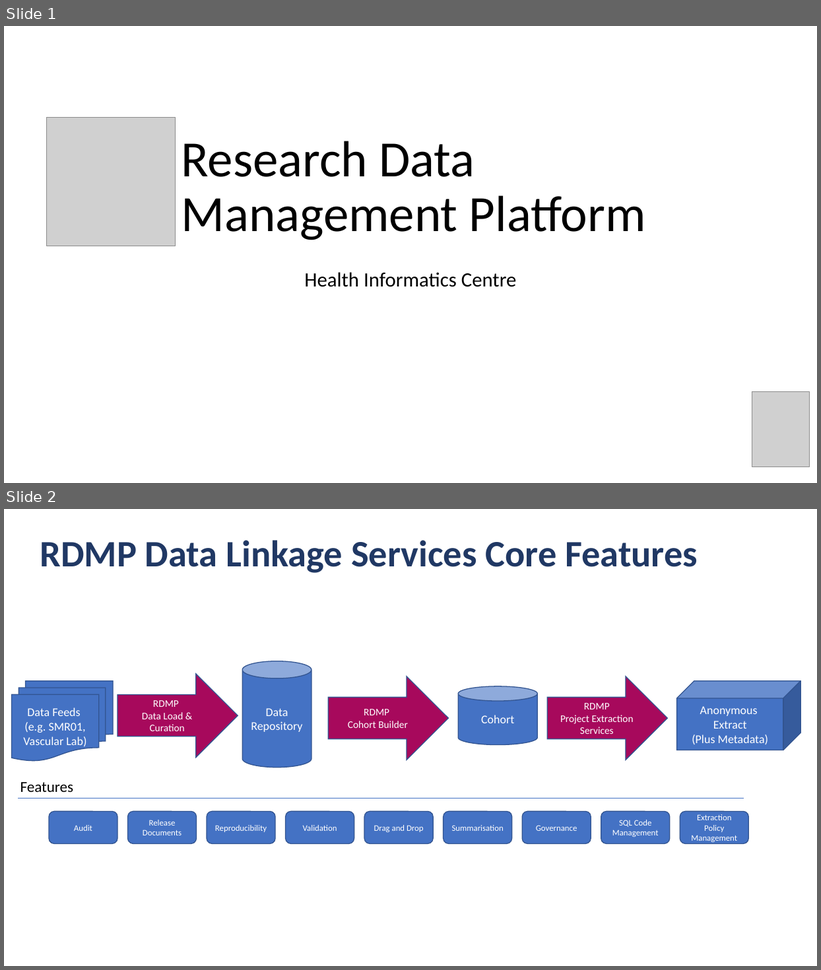
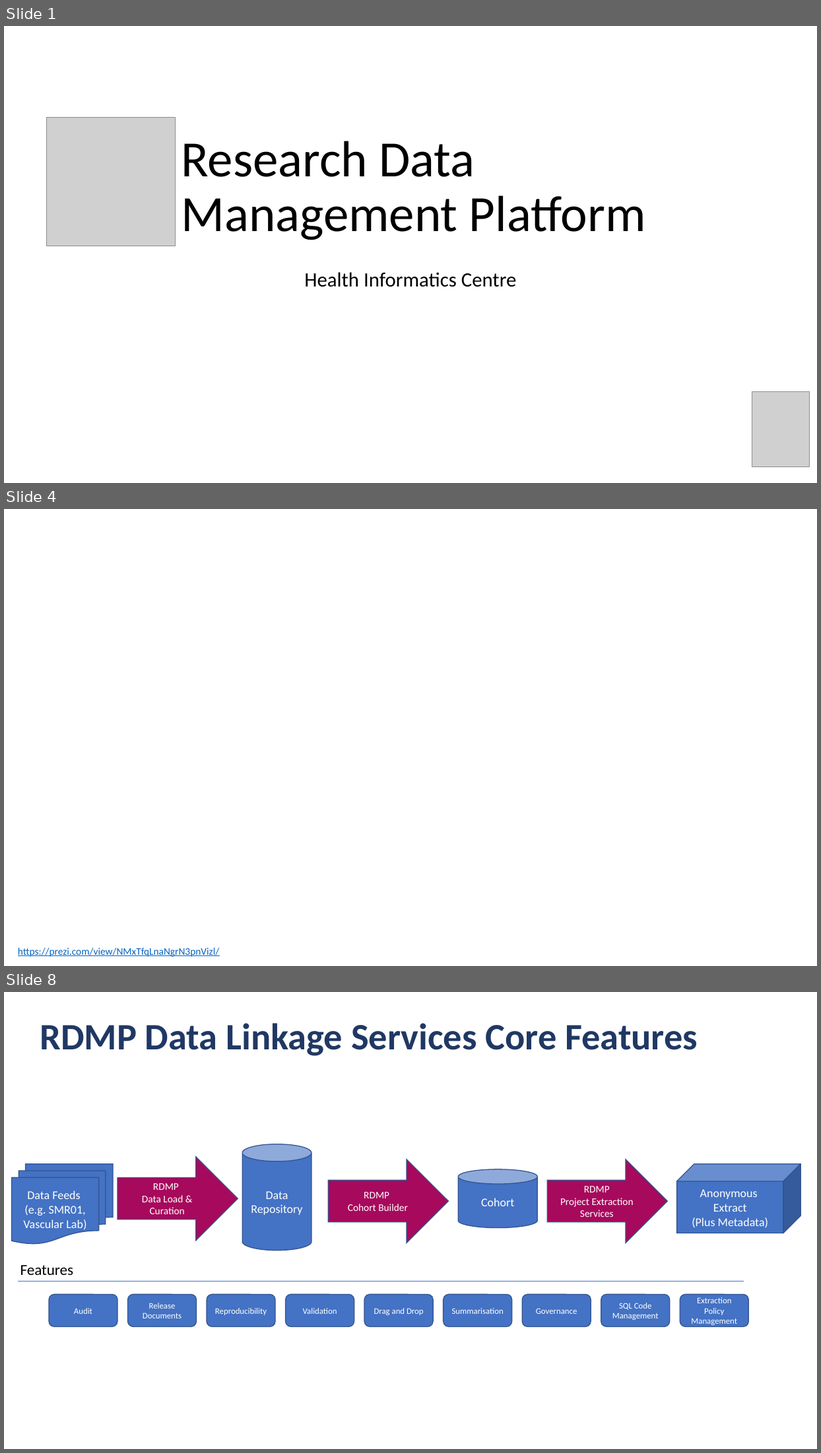
Before and after one commit to HicServices/RDMP, a slide deck: Documentation/RDMP Presentation.pptx. Shown one above the other, each under a label of ours: slides 1 and 2 before the commit, slides 1, 4 and 8 after it; the slides between them are not shown. The pictures are 821x970 and 821x1453 pixels, drawn with LibreOffice and Linux fonts; fonts in the diff are those of the drawing; grey boxes stand for pictures; background and template pictures are left out. Boxes give left, top, right and bottom in pixels: in the first picture for what was removed or moved away, otherwise in the second. Text is boxed around its words. In the diff, an @@ line names an element or a change of style, - is before the commit and + after.

```diff
--- a/Documentation/RDMP Presentation.pptx
+++ b/Documentation/RDMP Presentation.pptx
@@ slide 4 added at (4, 509, 817, 966), background picture (left out) @@
@@ text added at (18, 948, 219, 957), 12 pt, text #0563C1, underline @@
+https://prezi.com/view/NMxTfqLnaNgrN3pnVizl/
@@ what was slide 2 is now slide 8 @@
```
Also in this commit, not shown: 5 other slides added.
